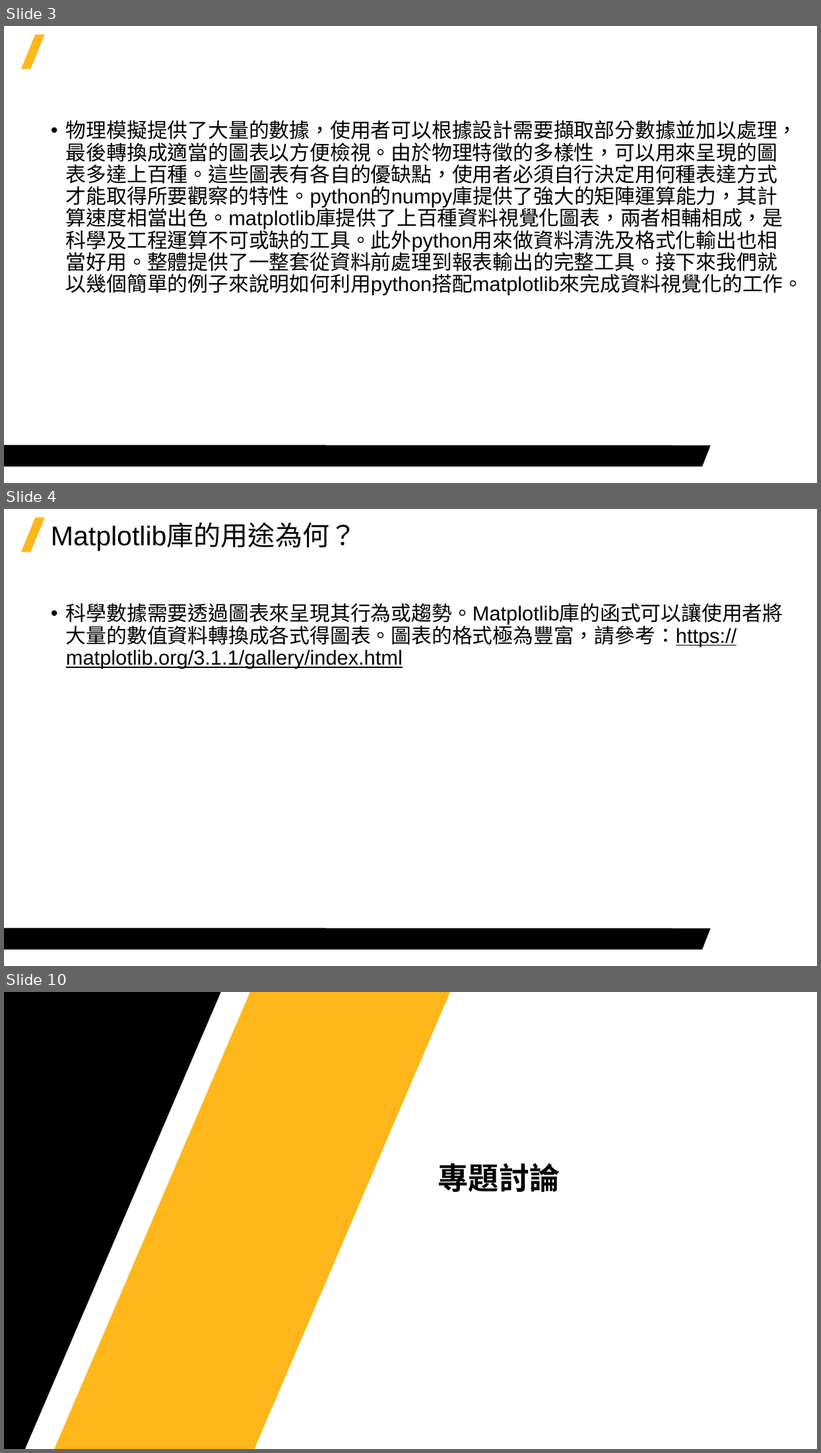
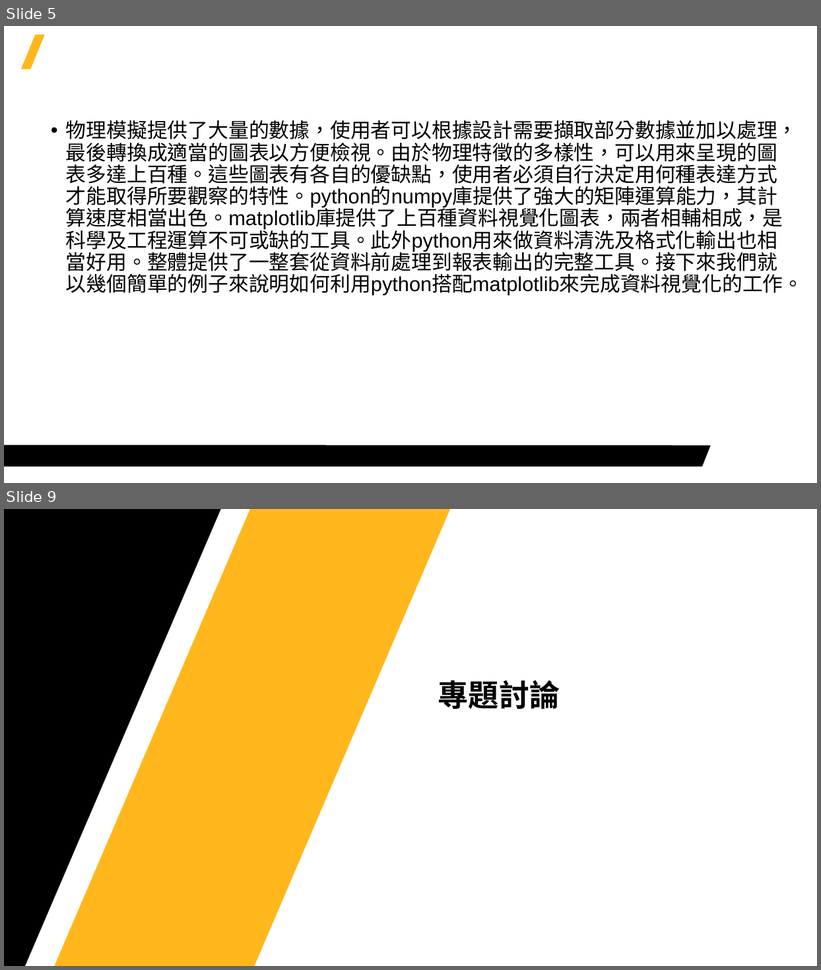
Before and after one commit to Jerrick-cheng/AEDT-Automation-Camp, a slide deck: 上課教材/Week7.pptx. Shown one above the other, each under a label of ours: slides 3, 4 and 10 before the commit, slides 5 and 9 after it; the slides between them are not shown. The pictures are 821x1453 and 821x970 pixels, drawn with LibreOffice and Linux fonts; fonts in the diff are those of the drawing; background and template pictures are left out. Boxes give left, top, right and bottom in pixels: in the first picture for what was removed or moved away, otherwise in the second. Text is boxed around its words. In the diff, an @@ line names an element or a change of style, - is before the commit and + after.

```diff
--- a/上課教材/Week7.pptx
+++ b/上課教材/Week7.pptx
@@ slide 4 removed at (x1=4, y1=509, x2=817, y2=966), background #FFFFFF; not listed: 2 template elements that a slide beside it also shows @@
@@ title removed at (x1=51, y1=524, x2=356, y2=551) @@
-Matplotlib庫的用途為何？
@@ text removed at (x1=66, y1=603, x2=783, y2=668) @@
-• 科學數據需要透過圖表來呈現其行為或趨勢。Matplotlib庫的函式可以讓使用者將大量的數值資料轉換成各式得圖表。圖表的格式極為豐富，請參考：https://matplotlib.org/3.1.1/gallery/index.html
@@ what was slide 3 is now slide 5 @@
@@ what was slide 10 is now slide 9 @@
```
Also in this commit, not shown: 5 slides changed.
